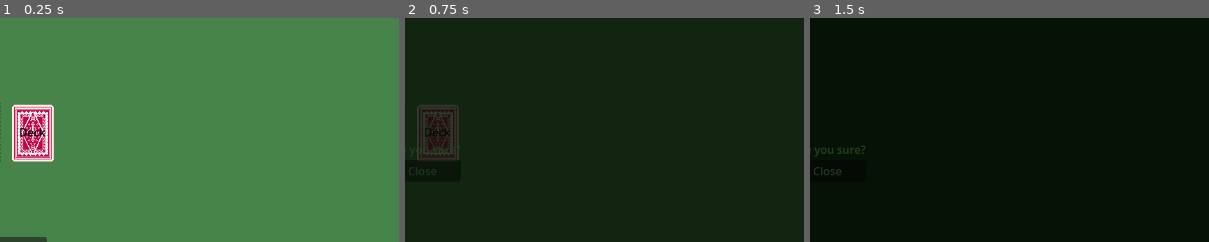
Above: before the commit, frames 1-3 (left to right).
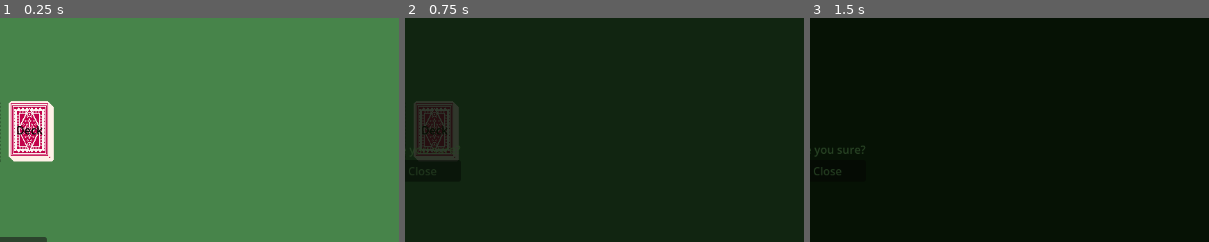
Above: after the commit, the same moments.

Repository: nazrinamir/Lucky7-v1.0
Game: Godot game, scene res://Scenes/game.tscn
Two runs of this game, one before a commit and one after it. Both use one fixed random seed, a clock stepped at 60 frames per second and the inputs below.
Inputs (mouse positions are % of the whole screen's width and height, from its top left):
- Up to frame 1 (0.25 s): no input
- Up to frame 2 (0.75 s): click "Open Modal" at 0.5 s
- Up to frame 3 (1.5 s): tap Enter at 1.25 s; move the mouse to (72, 45) at 1.27 s; hold X (discard_card) from 1.28 s (still down); click (72, 45) at 1.42 s
The pictures show only the part of the screen within x 48-98%, y 16-66%; the shares and areas given below are measured in that part.

The runs differ from the first frame. In frame 1, 2.4% of the frame differs, in the area x 2-14%, y 37-64%; in frame 2, 1.1%; in frame 3, nothing differs.

Commit message:
fix: Deck View

Diff:
--- a/Components/deck.tscn
+++ b/Components/deck.tscn
@@ -3,7 +3,7 @@
 [ext_resource type="Texture2D" uid="uid://csk5y2dxyjhlx" path="res://Assets/Red-Cover.png" id="1_0tl26"]
 
 [sub_resource type="RectangleShape2D" id="RectangleShape2D_0r3cw"]
-size = Vector2(60, 82)
+size = Vector2(65, 88)
 
 [sub_resource type="LabelSettings" id="LabelSettings_0tl26"]
 font_color = Color(0, 0, 0, 1)
@@ -13,16 +13,24 @@
 [node name="DeckImage" type="Sprite2D" parent="."]
 texture = ExtResource("1_0tl26")
 
+[node name="DeckImage2" type="Sprite2D" parent="."]
+position = Vector2(-2, -2)
+texture = ExtResource("1_0tl26")
+
+[node name="DeckImage3" type="Sprite2D" parent="."]
+position = Vector2(-5, -5)
+texture = ExtResource("1_0tl26")
+
 [node name="Area2D" type="Area2D" parent="."]
 
 [node name="CollisionShape2D" type="CollisionShape2D" parent="Area2D"]
-position = Vector2(0, 2)
+position = Vector2(-2.5, -1)
 shape = SubResource("RectangleShape2D_0r3cw")
 
 [node name="Label" type="Label" parent="."]
-offset_left = -20.0
-offset_top = -11.0
-offset_right = 20.0
-offset_bottom = 12.0
+offset_left = -24.0
+offset_top = -14.0
+offset_right = 16.0
+offset_bottom = 9.0
 text = "Deck"
 label_settings = SubResource("LabelSettings_0tl26")
